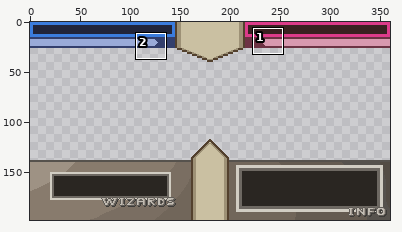
Sprite sheet -- res/ui/ingame_overlay.png. Above: a wide view before the commit, with the close-up outlined.
Close-up. Before the edit:
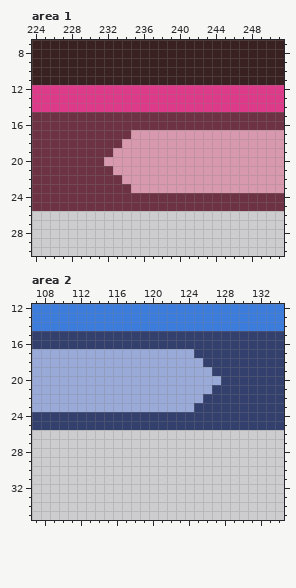
The file is 1440x792 pixels, drawn in blocks of 4x4; one block is one cell here. Colours within 5 levels of each other are drawn and written as one. Shown: area 1: x 224..251, y 7..30; area 2: x 107..134, y 12..35. The commit also changed other parts of the picture, which this record leaves out.
After the commit:
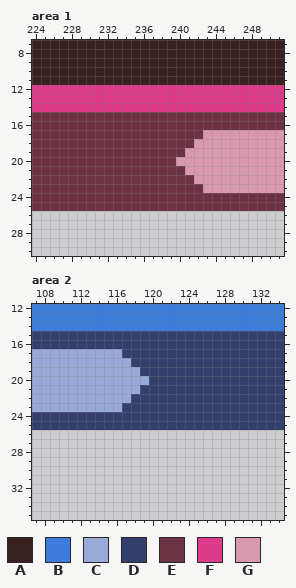
Palette (. is transparent): A #3a2121  B #3b7cdd  C #99aad8  D #333f6d  E #6d3344  F #dd3b8a  G #d899af
What changed:
--- area 1
@@ x 230..244 @@
 16 EEEEEEEEEEEEEEE
-17 EEEEEGGGGGGGGGG
-18 EEEEGGGGGGGGGGG
-19 EEEGGGGGGGGGGGG
-20 EEGGGGGGGGGGGGG
-21 EEEGGGGGGGGGGGG
-22 EEEEGGGGGGGGGGG
-23 EEEEEGGGGGGGGGG
+17 EEEEEEEEEEEEEGG
+18 EEEEEEEEEEEEGGG
+19 EEEEEEEEEEEGGGG
+20 EEEEEEEEEEGGGGG
+21 EEEEEEEEEEEGGGG
+22 EEEEEEEEEEEEGGG
+23 EEEEEEEEEEEEEGG
 24 EEEEEEEEEEEEEEE
--- area 2
@@ x 115..129 @@
 16 DDDDDDDDDDDDDDD
-17 CCCCCCCCCCDDDDD
-18 CCCCCCCCCCCDDDD
-19 CCCCCCCCCCCCDDD
-20 CCCCCCCCCCCCCDD
-21 CCCCCCCCCCCCDDD
-22 CCCCCCCCCCCDDDD
-23 CCCCCCCCCCDDDDD
+17 CCDDDDDDDDDDDDD
+18 CCCDDDDDDDDDDDD
+19 CCCCDDDDDDDDDDD
+20 CCCCCDDDDDDDDDD
+21 CCCCDDDDDDDDDDD
+22 CCCDDDDDDDDDDDD
+23 CCDDDDDDDDDDDDD
 24 DDDDDDDDDDDDDDD
Where, in picture pixels (left, top, right, bottom), the same in both close-ups:
changed: (104, 130, 203, 193)
changed: (122, 349, 221, 412)
